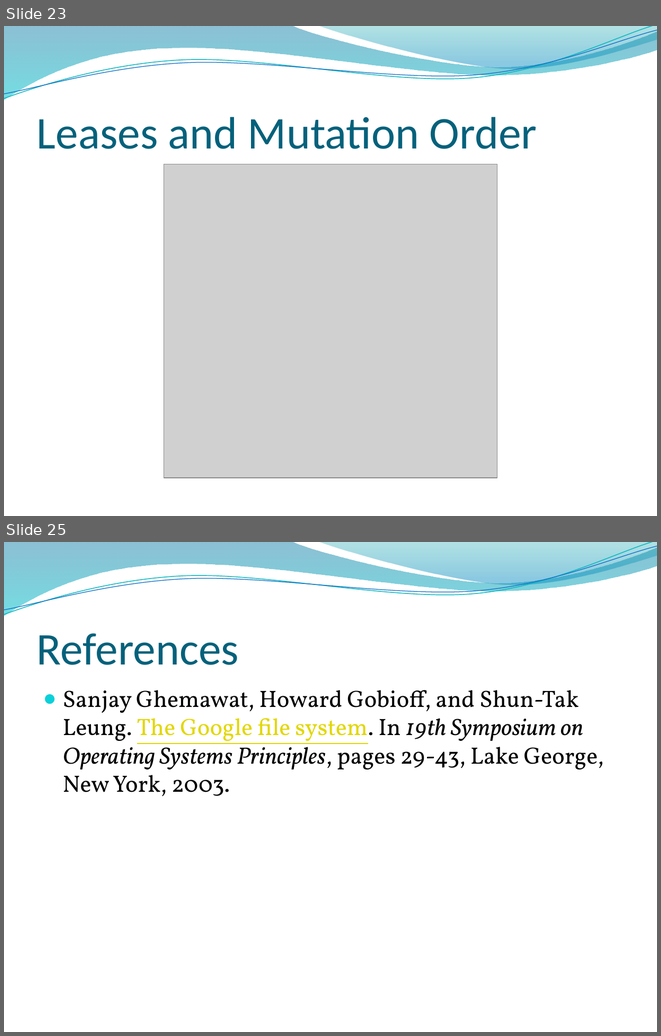
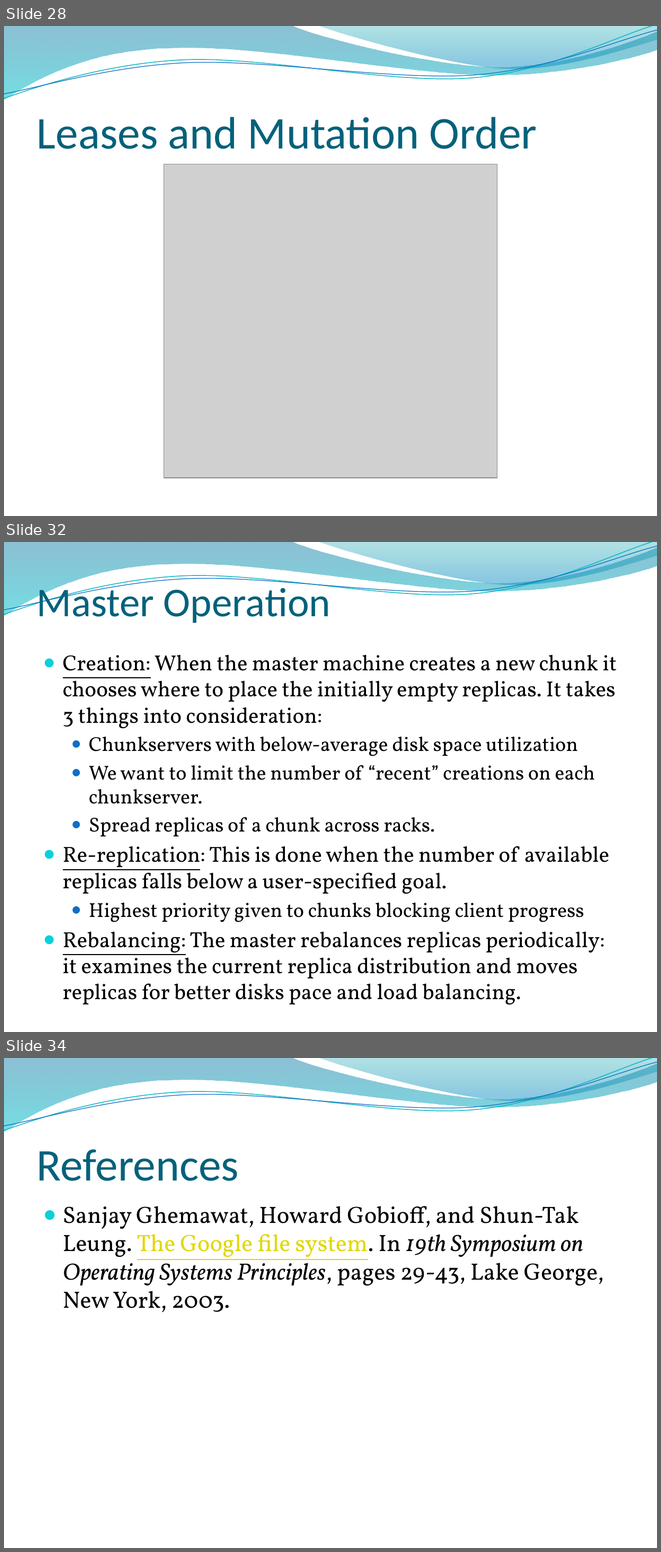
Before and after one commit to edvelezg/unb-os, a slide deck: google-fs/google-fs.pptx. Shown one above the other, each under a label of ours: slides 23 and 25 before the commit, slides 28, 32 and 34 after it; the slides between them are not shown. The pictures are 661x1036 and 661x1552 pixels, drawn with LibreOffice and Linux fonts; fonts in the diff are those of the drawing; grey boxes stand for pictures; background and template pictures are left out. Boxes give left, top, right and bottom in pixels: in the first picture for what was removed or moved away, otherwise in the second. Text is boxed around its words. In the diff, an @@ line names an element or a change of style, - is before the commit and + after.

```diff
--- a/google-fs/google-fs.pptx
+++ b/google-fs/google-fs.pptx
@@ slide 32 added at <box>4,542,657,1032</box>, background picture (left out); not listed: 4 template elements that a slide beside it also shows @@
@@ title added at <box>37,583,330,623</box>, 45 pt, text #04617B @@
+Master Operation
@@ text added at <box>63,654,617,1005</box>, 24.1 pt, text #000000 @@
+● Creation: When the master machine creates a new chunk it chooses where to place the initially empty replicas. It takes 3 things into consideration:
+  ● Chunkservers with below-average disk space utilization
+  ● We want to limit the number of “recent” creations on each chunkserver.
+  ● Spread replicas of a chunk across racks.
+● Re-replication: This is done when the number of available replicas falls below a user-specified goal.
+  ● Highest priority given to chunks blocking client progress
+● Rebalancing: The master rebalances replicas periodically: it examines the current replica distribution and moves replicas for better disks pace and load balancing.
@@ what was slide 23 is now slide 28 @@
@@ what was slide 25 is now slide 34 @@
```
Also in this commit, not shown: 10 slides changed, 12 other slides added, 1 slide removed.
